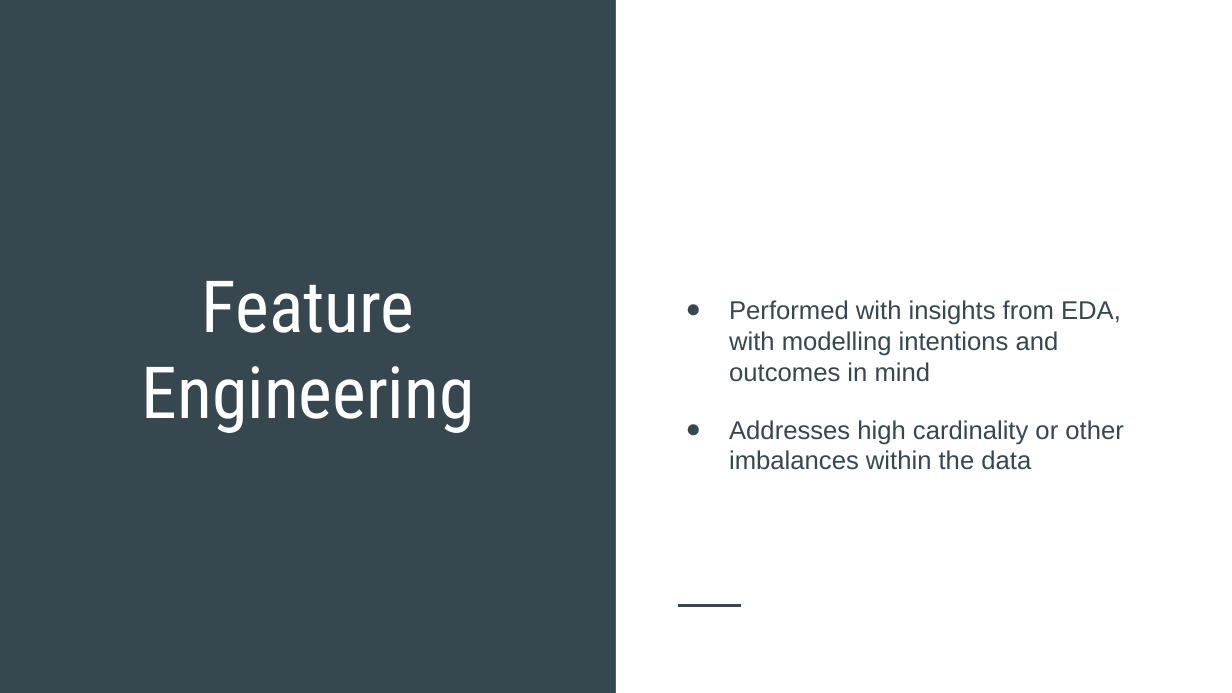
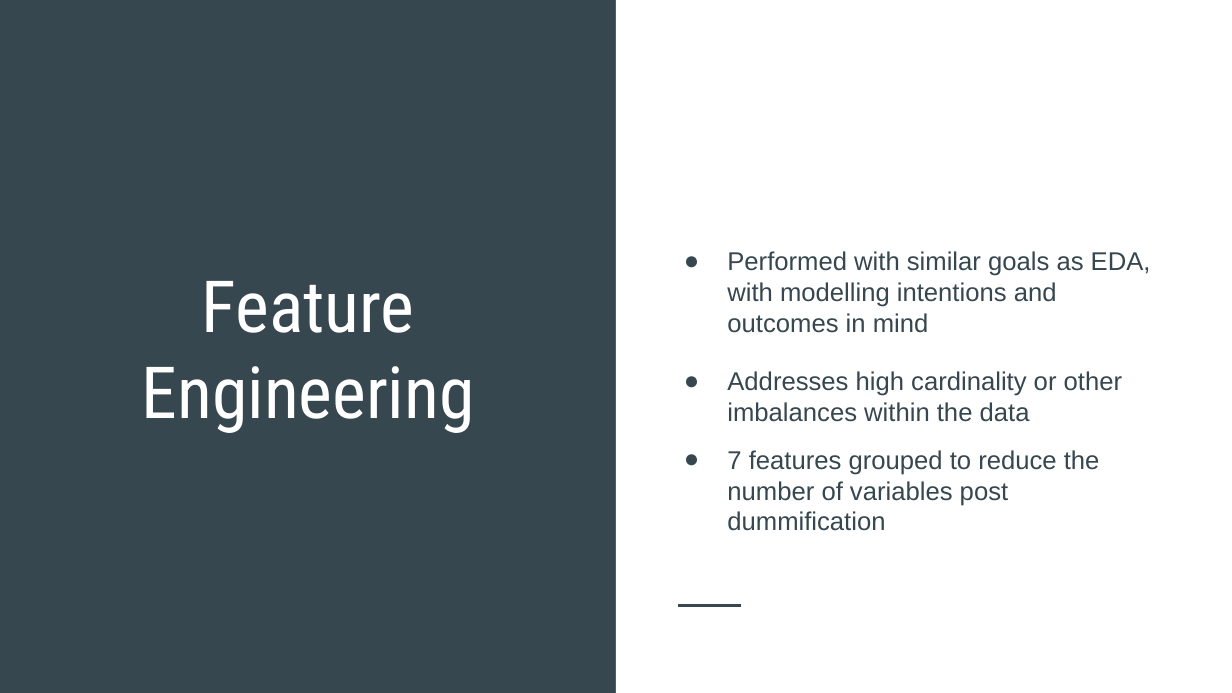
Before and after one commit to sagarwala12/HRRP, a slide deck: slide 14 of HRRP Presentation.pptx. Drawn at 1232x693 pixels with LibreOffice and Linux fonts; fonts in the diff are those of the drawing. Boxes give left, top, right and bottom in pixels: in the first picture for what was removed or moved away, otherwise in the second. Text is boxed around its words. In the diff, an @@ line names an element or a change of style, - is before the commit and + after.

```diff
--- a/HRRP Presentation.pptx
+++ b/HRRP Presentation.pptx
@@ text "Performed with similar goals as ...": place and size @@
-text "Performed with similar goals as ..." at (729,300,1123,470)
+text "Performed with similar goals as ..." at (727,251,1151,531)
@@ text at (727,251,1151,333): text changed @@
-● Performed with insights from EDA, with modelling intentions and outcomes in mind
+● Performed with similar goals as EDA, with modelling intentions and outcomes in mind
@@ text at (727,450,1100,531): paragraph added @@
+● 7 features grouped to reduce the number of variables post dummification
```
Also in this commit, not shown: 21 other slides changed, 6 slides added, 12 slides removed.
